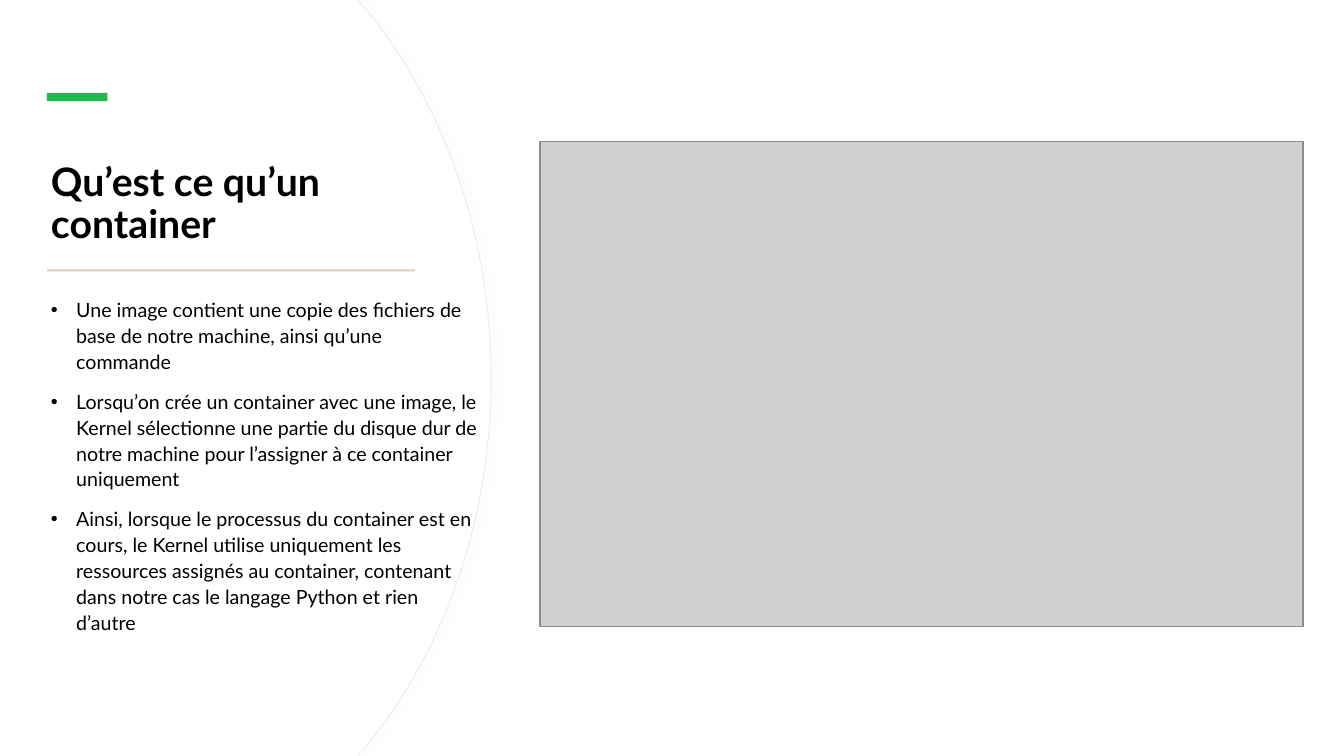
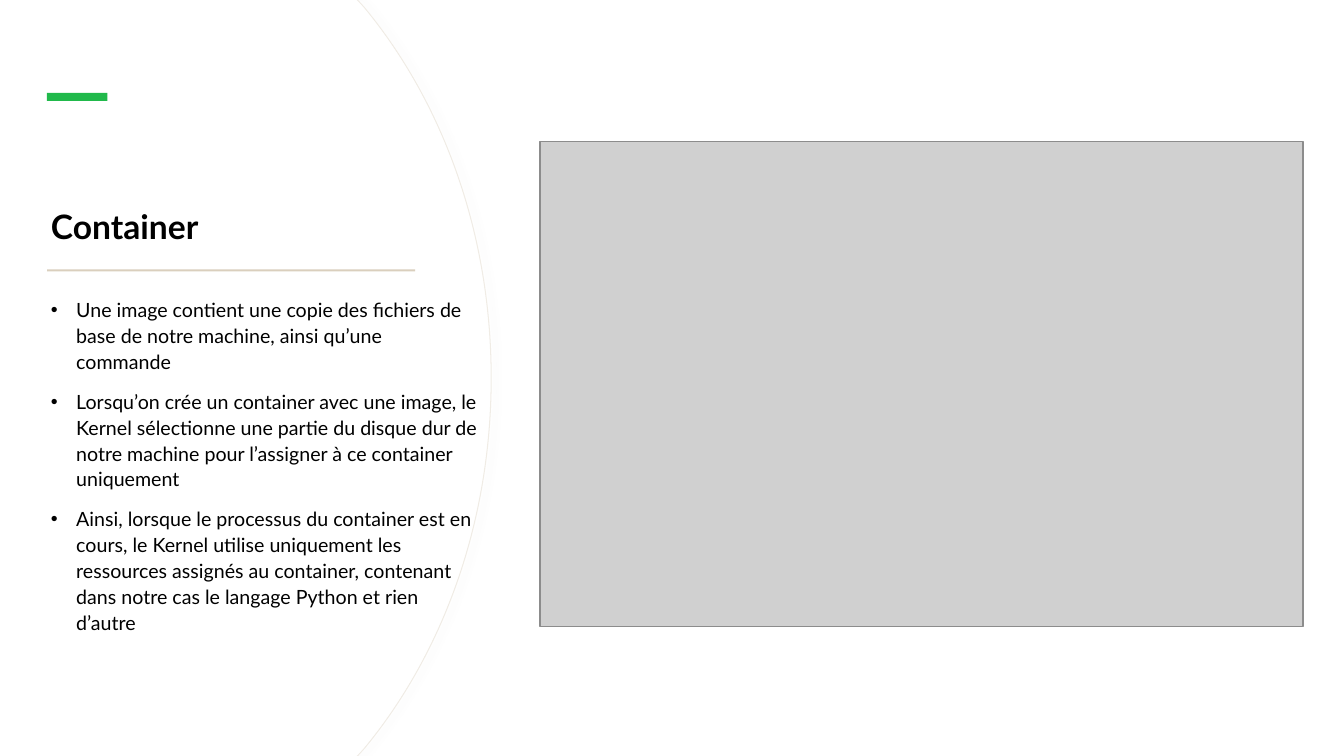
Before and after one commit to IPSSIASIDEV2/Jedy-DockerKubernetes-Formation, a slide deck: slide 13 of Cours/Cours.pptx. Drawn at 1344x756 pixels with LibreOffice and Linux fonts; fonts in the diff are those of the drawing; grey boxes stand for pictures. Boxes give left, top, right and bottom in pixels: in the first picture for what was removed or moved away, otherwise in the second. Text is boxed around its words. In the diff, an @@ line names an element or a change of style, - is before the commit and + after.

```diff
--- a/Cours/Cours.pptx
+++ b/Cours/Cours.pptx
@@ title at box(51, 214, 198, 240): text changed; size 28 to 24 pt @@
-Qu’est ce qu’un container
+Container
```
Also in this commit, not shown: 14 other slides changed, 6 slides added, 4 slides removed, 2 other files.
